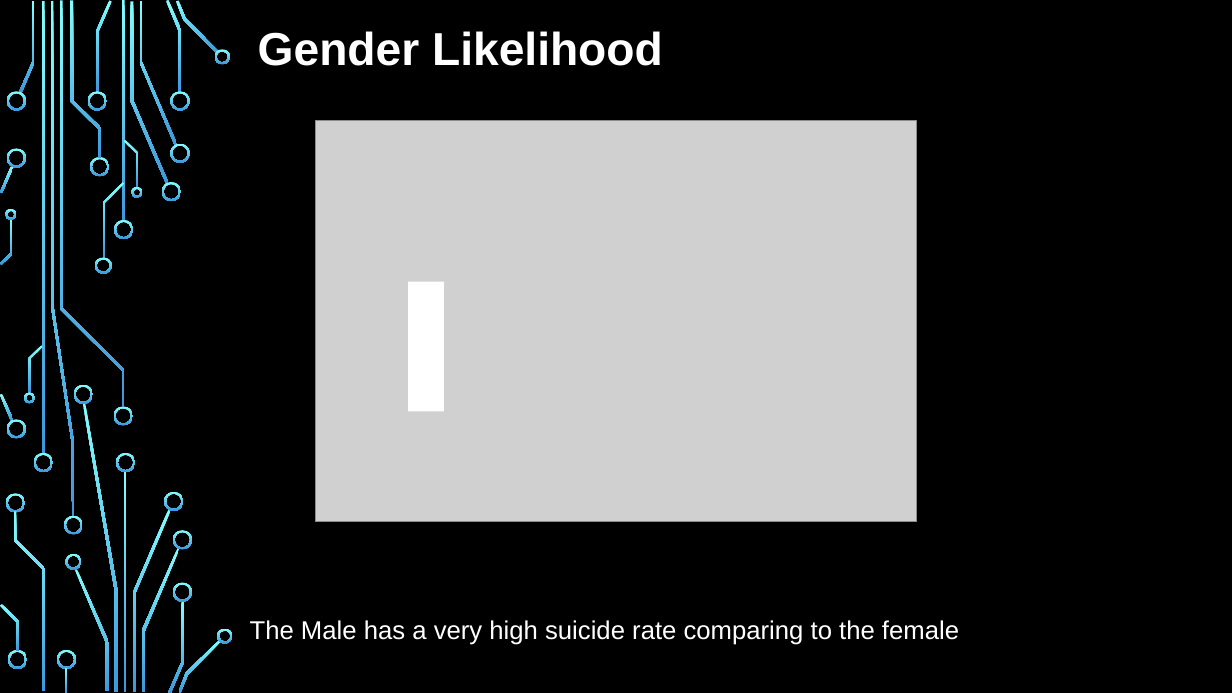
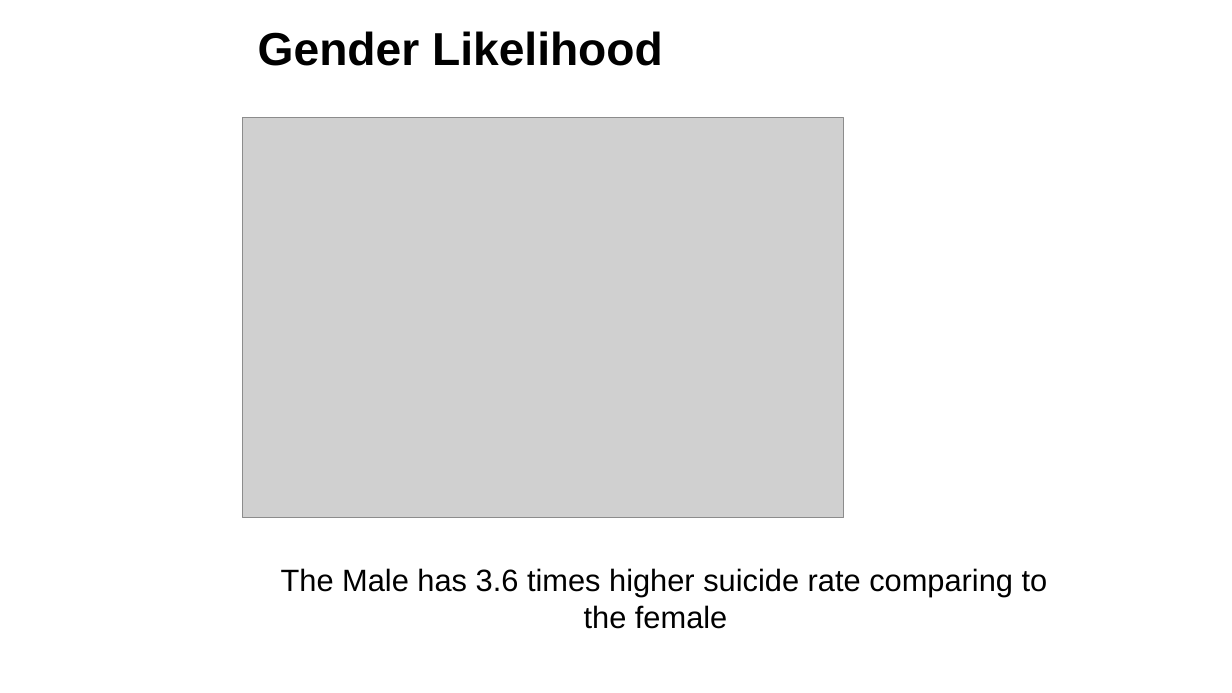
Before and after one commit to mguner-data/Global_Suicide_Data_Analysis, a slide deck: slide 8 of AL_Final_Presentation.pptx (slide 7 before the commit). Drawn at 1232x693 pixels with LibreOffice and Linux fonts; fonts in the diff are those of the drawing; grey boxes stand for pictures; background and template pictures are left out. Boxes give left, top, right and bottom in pixels: in the first picture for what was removed or moved away, otherwise in the second. Text is boxed around its words. In the diff, an @@ line names an element or a change of style, - is before the commit and + after.

```diff
--- a/AL_Final_Presentation.pptx
+++ b/AL_Final_Presentation.pptx
@@ background picture (left out) to #FFFFFF @@
@@ text "Gender Likelihood" at [258, 31, 663, 66]: text colour #FFFFFF to #000000 @@
@@ picture: place and size @@
-picture at [315, 121, 917, 522]
+picture at [243, 117, 845, 518]
@@ rectangle removed at [409, 282, 445, 411] @@
@@ group removed at [0, 0, 233, 693]: 50 freeform shapes, 4 rectangles @@
@@ subtitle at [281, 568, 1048, 629]: text changed; size 20 to 24 pt; text colour #FFFFFF to #000000 @@
-The Male has a very high suicide rate comparing to the female
+The Male has 3.6 times higher suicide rate comparing to the female
```
Also in this commit, not shown: 8 other slides changed, 2 slides added.
